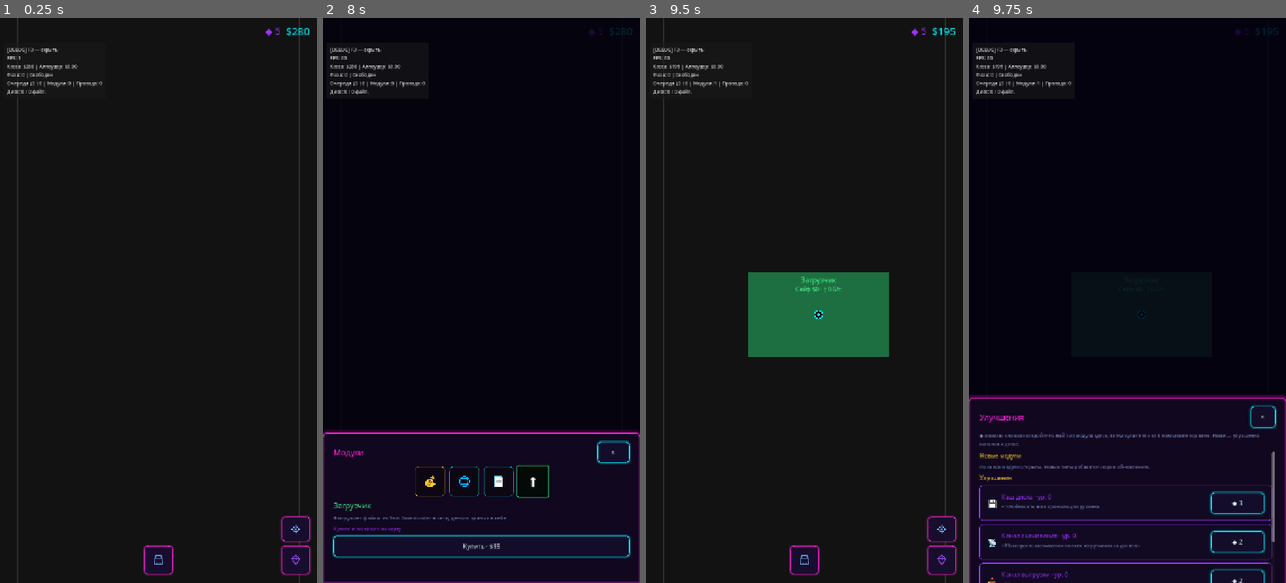
Above: before the commit, frames 1-4 (left to right).
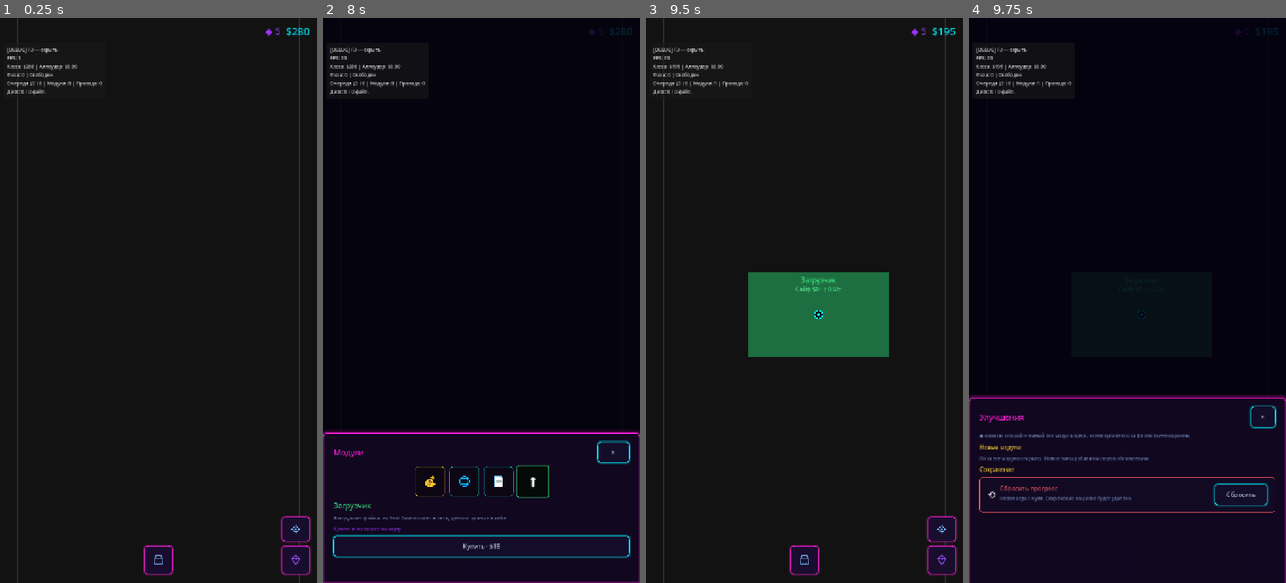
Above: after the commit, the same moments.

Repository: rkfsociety/UploadSimulator
Game: Godot game, scene res://scenes/main.tscn
Two runs of this game, one before a commit and one after it. Both use one fixed random seed, a clock stepped at 60 frames per second and the inputs below.
Inputs (mouse positions are in pixels of both pictures, inside the frame that each line leads up to):
- Up to frame 1 (0.25 s): no input
- Up to frame 2 (8 s): click (481, 560) at 0.5 s; click (617, 526) at 1.25 s; click (617, 560) at 2 s; click "×" at 2.75 s; click (481, 560) at 3.5 s; click "💰" at 4.25 s; click "💰" at 5 s; click "🌐" at 5.75 s; click "📄" at 6.5 s; click "⬆" at 7.25 s
- Up to frame 3 (9.5 s): click "Купить · $85" at 8 s; click (940, 526) at 8.75 s
- Up to frame 4 (9.75 s): click (1263, 560) at 9.5 s

Frames 1-3 are identical in both runs. In frame 4, 4.1% of the frame differs, in the area x 3-97%, y 73-100%.

Commit message:
Убрать улучшения каналов сети и кэша диска из магазина ◆

Diff:
--- a/scripts/core/defs/environment_upgrade_defs.gd
+++ b/scripts/core/defs/environment_upgrade_defs.gd
@@ -1,42 +1,8 @@
 extends RefCounted
 class_name EnvironmentUpgradeDefs
-## Улучшения (сеть, диск): покупка за алмазы, не за кассу.
+## Глобальные улучшения за алмазы (магазин ◆). Сейчас пусто — новые типы добавляются сюда.
 
-const UPGRADES := {
-	"net_download":
-	{
-		"name": "Канал скачивания",
-		"icon": "📡",
-		"desc": "+8% скорость скачивания на всех загрузчиках за уровень",
-		"diamond_cost_base": 2,
-		"diamond_cost_mult": 1.45,
-		"max_level": 10,
-		"effect_per_level": 0.08,
-		"effect_key": "download_speed",
-	},
-	"net_upload":
-	{
-		"name": "Канал выгрузки",
-		"icon": "📤",
-		"desc": "+8% скорость выгрузки на всех аплоудерах за уровень",
-		"diamond_cost_base": 2,
-		"diamond_cost_mult": 1.45,
-		"max_level": 10,
-		"effect_per_level": 0.08,
-		"effect_key": "upload_speed",
-	},
-	"disk_pool":
-	{
-		"name": "Кэш диска",
-		"icon": "💾",
-		"desc": "+10% ёмкость всех хранилищ за уровень",
-		"diamond_cost_base": 3,
-		"diamond_cost_mult": 1.5,
-		"max_level": 8,
-		"effect_per_level": 0.10,
-		"effect_key": "storage_capacity",
-	},
-}
+const UPGRADES := {}
 
 const _REQUIRED_KEYS: Array[String] = [
 	"name", "icon", "desc", "diamond_cost_base", "diamond_cost_mult", "max_level", "effect_per_level",
--- a/scripts/core/game/game_state_data.gd
+++ b/scripts/core/game/game_state_data.gd
@@ -89,7 +89,7 @@
 	_unlocked_module_types[type_id] = true
 
 
-# Множитель от улучшений (download_speed, upload_speed, storage_capacity)
+# Множитель от глобальных улучшений магазина ◆ (effect_key в EnvironmentUpgradeDefs)
 func get_env_multiplier(effect_key: String) -> float:
 	var mult := 1.0
 	for upgrade_id in EnvironmentUpgradeDefs.UPGRADES:
--- a/scripts/systems/ui/upgrade_shop_menu.gd
+++ b/scripts/systems/ui/upgrade_shop_menu.gd
@@ -1,5 +1,5 @@
 extends Control
-## Магазин ◆: открытие новых типов модулей и улучшения.
+## Магазин ◆: открытие новых типов модулей (и глобальные улучшения, если заданы в defs).
 
 signal closed
 
@@ -76,8 +76,7 @@
 
 	var hint := Label.new()
 	hint.text = (
-		'◆ алмазы: сначала откройте новый тип модуля здесь, затем купите его за $ в магазине корзины. '
-		+ 'Ниже — улучшения каналов и диска.'
+		"◆ алмазы: откройте новый тип модуля здесь, затем купите его за $ в магазине корзины."
 	)
 	hint.autowrap_mode = TextServer.AUTOWRAP_WORD_SMART
 	hint.add_theme_color_override("font_color", MinimalUI.TEXT_DIM)
@@ -140,8 +139,11 @@
 
 
 func _append_env_upgrade_section() -> void:
+	var upgrade_ids := EnvironmentUpgradeDefs.get_upgrade_ids()
+	if upgrade_ids.is_empty():
+		return
 	_list.add_child(_make_section_title("Улучшения"))
-	for upgrade_id in EnvironmentUpgradeDefs.get_upgrade_ids():
+	for upgrade_id in upgrade_ids:
 		_list.add_child(_make_env_upgrade_row(upgrade_id))
 
 
Not shown, changed: README.md
Not shown, changed: docs/ARCHITECTURE.md
